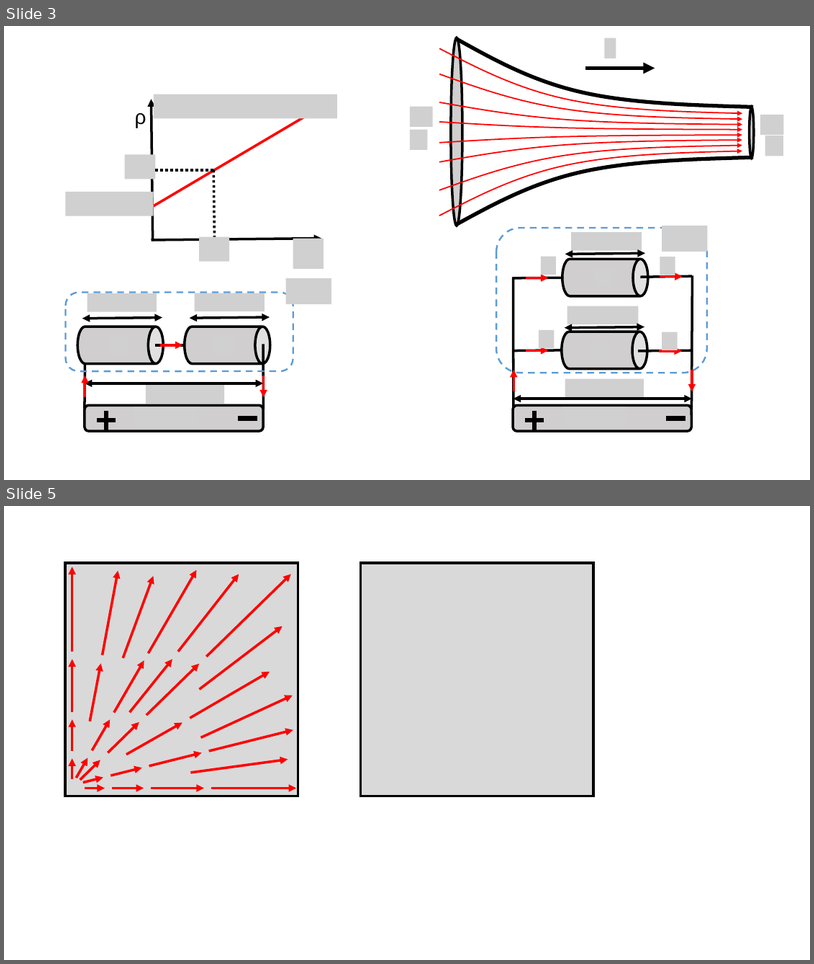
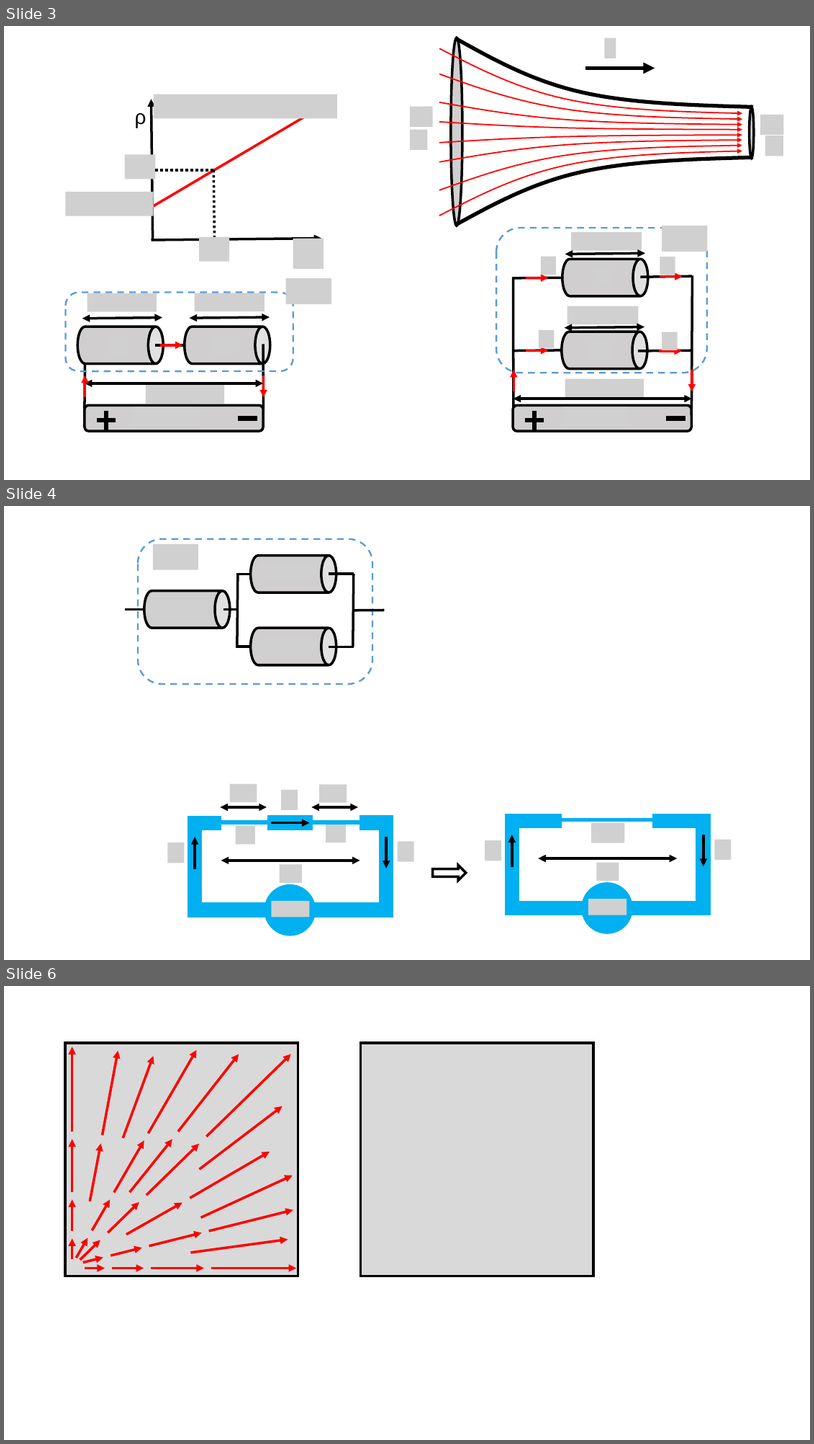
Before and after one commit to OSTP/PhysicsArtofModelling, a slide deck: tex/figures/Current/Figures.pptx. Shown one above the other, each under a label of ours: slides 3 and 5 before the commit, slides 3, 4 and 6 after it; the slides between them are not shown. The pictures are 814x964 and 814x1444 pixels, drawn with LibreOffice and Linux fonts; fonts in the diff are those of the drawing; grey boxes stand for pictures; background and template pictures are left out. Boxes give left, top, right and bottom in pixels: in the first picture for what was removed or moved away, otherwise in the second. Text is boxed around its words. In the diff, an @@ line names an element or a change of style, - is before the commit and + after.

```diff
--- a/tex/figures/Current/Figures.pptx
+++ b/tex/figures/Current/Figures.pptx
@@ slide 4 added at bbox=[4, 506, 810, 960], background #FFFFFF @@
@@ group added at bbox=[126, 538, 384, 684]: 9 lines, 4 pictures, 3 cylinders, 1 rounded rectangle @@
@@ group added at bbox=[168, 784, 414, 936]: 9 pictures, 8 rectangles, 3 arrows, 3 double arrows, 1 ellipse @@
@@ right arrow added at bbox=[433, 865, 466, 880], outline #000000 3 pt @@
@@ group added at bbox=[485, 813, 731, 933]: 7 rectangles, 5 pictures, 2 arrows, 1 ellipse, 1 double arrow @@
@@ what was slide 5 is now slide 6 @@
```
Also in this commit, not shown: 1 other slide added, 1 slide removed, 4 other files.
